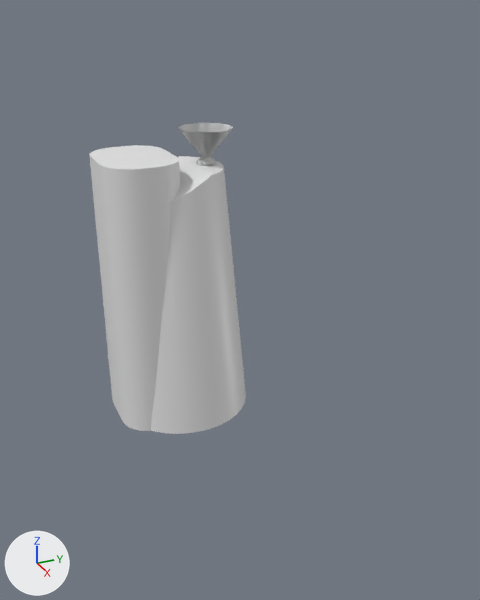
One commit to the FBX model Existence/Assets/Models/Props/ShopInterfaceNew.fbx: the scene before it, then after it.
Both versions are drawn from a camera (50 mm lens) standing at (25.0, -8.4, 16.8) and looking at (0.2, 2.8, 4.4). The axes (+X, +Y, +Z) are drawn at lower left. The lights are the same throughout. Objects named as collision shapes, trigger or cutter boxes, shadow casters or lower levels of detail are left out. Where no turn or scale is listed for an object, it has been applied to the vertices.

In view in the first picture: 'Circle', 'Cutter'.
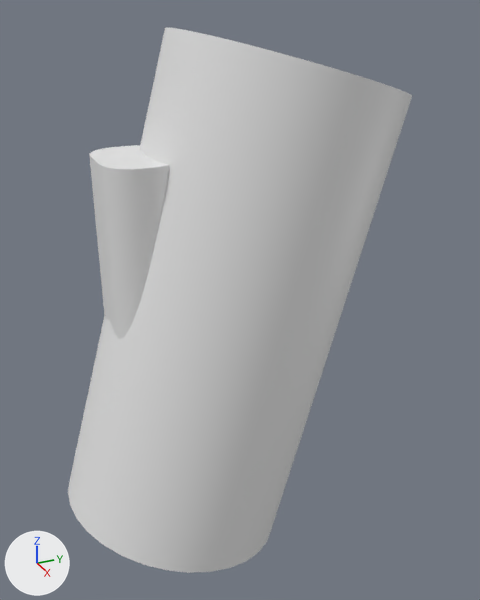
The edits, one by one:
Mesh me_cutter_018 is new.
It has 128 vertices, 68 faces and spans x -5.0..5.0, y -7.8..7.8, z -11.5..11.5.
Object 'Cutter.007' (ob_cutter_007) is new; it shows me_cutter_018.
Its location is (0.0, 2.14, 4.3).

Boxes (x1, y1, x2, y2) around the edits, measured in the pictures (480 x 600 px):
'Cutter.007', added
    after: (68, 27, 412, 573)
'Circle', unchanged, covered by the edit
    before: (151, 123, 246, 434)
